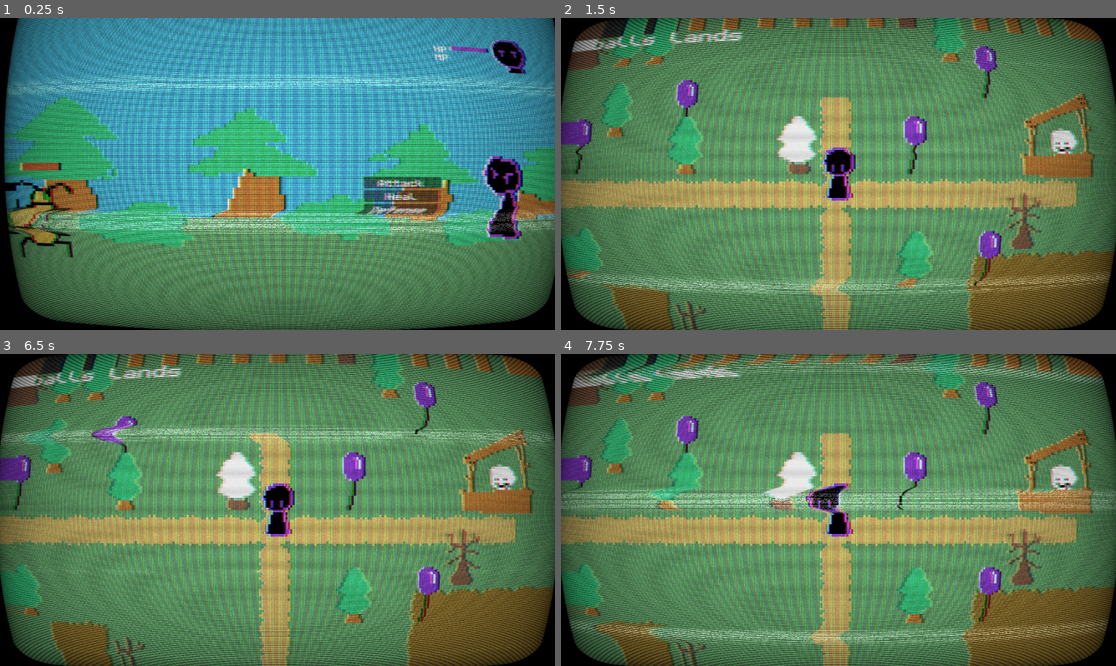
Above: before the commit, frames 1-4 (two rows, left to right).
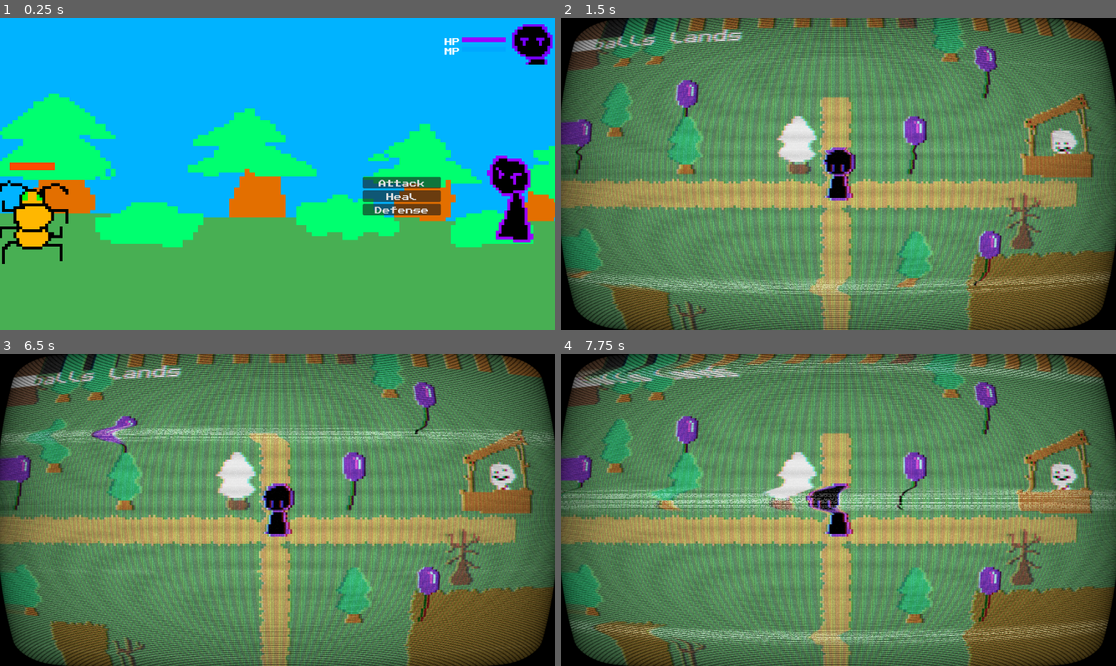
Above: after the commit, the same moments.

Repository: CIlie23/GhostieWorld
Game: Godot game, scene res://Scenes/battle_scene.tscn
Two runs of this game, one before a commit and one after it. Both use one fixed random seed, a clock stepped at 60 frames per second and the inputs below. This scene is started directly instead of the project's main scene.
Inputs (mouse positions are in pixels of both pictures, inside the frame that each line leads up to):
- Up to frame 1 (0.25 s): no input
- Up to frame 2 (1.5 s): click "Attack" at 0.5 s; move the mouse to (960, 158) at 1.27 s; hold Shift from 1.28 s (still down)
- Up to frame 3 (6.5 s): move the mouse to (166, 525) at 2.02 s; release Shift at 2.03 s; tap Shift at 2.1, 3.6, 5.1 s; move the mouse to (333, 441) at 2.77 s; hold Shift 2.78-3.53 s; move the mouse to (249, 572) at 3.52 s; move the mouse to (444, 556) at 4.27 s; hold Shift 4.28-5.03 s; move the mouse to (111, 463) at 5.02 s; move the mouse to (305, 510) at 5.77 s; hold Shift from 5.78 s (still down)
- Up to frame 4 (7.75 s): move the mouse to (755, 432) at 6.52 s; release Shift at 6.53 s; tap Shift at 6.6 s; move the mouse to (960, 494) at 7.27 s; hold Shift from 7.28 s (still down)

The runs differ from the first frame. In frame 1, 97% of the frame differs, in the area x 0-100%, y 0-100%; in frame 2, nothing differs; in frame 3, 0.2%; in frame 4, 0.2%.

Commit message:
added readme

Diff:
--- a/Assets/Enemy/Bosses/BigJeff/jeff_battle_scene.tscn
+++ b/Assets/Enemy/Bosses/BigJeff/jeff_battle_scene.tscn
@@ -7,7 +7,7 @@
 [ext_resource type="Texture2D" uid="uid://dv0p6q5h2iqyr" path="res://Assets/Backgrounds/bgwinter.png" id="4_t4unf"]
 [ext_resource type="PackedScene" uid="uid://cyl3emy1c653u" path="res://Assets/Enemy/Bosses/boss_base.tscn" id="5_37w1v"]
 [ext_resource type="Texture2D" uid="uid://j0u20hbi5hf8" path="res://Assets/GUI/defense.png" id="6_vav80"]
-[ext_resource type="Resource" uid="uid://0jutvwqltn1x" path="res://Assets/Enemy/Bosses/BigJeff/jeff_boss.tres" id="7_d74rn"]
+[ext_resource type="Resource" uid="uid://0jutvwqltn1x" path="res://Assets/Enemy/Bosses/MaskTutorial/mask_boss.tres" id="7_d74rn"]
 [ext_resource type="Texture2D" uid="uid://cbk0ijwb5c7oi" path="res://Assets/GUI/regen mana.png" id="7_ke8h5"]
 [ext_resource type="Texture2D" uid="uid://ct64cwr1bmgax" path="res://Assets/GUI/heal.png" id="8_f5pxn"]
 [ext_resource type="Texture2D" uid="uid://m3q0cxv00cix" path="res://Assets/GUI/miss.png" id="9_e62c8"]
--- a/Assets/Enemy/Bosses/MaskTutorial/boss_battle_scene.tscn
+++ b/Assets/Enemy/Bosses/MaskTutorial/boss_battle_scene.tscn
@@ -5,7 +5,7 @@
 [ext_resource type="Texture2D" uid="uid://c26nc5fpyo3xq" path="res://Assets/Backgrounds/istockphoto-1368456018-640x640.jpg" id="3_8nb8m"]
 [ext_resource type="PackedScene" uid="uid://bglb7qsbr31ye" path="res://Scenes/character_in_battle.tscn" id="4_e466m"]
 [ext_resource type="PackedScene" uid="uid://cyl3emy1c653u" path="res://Assets/Enemy/Bosses/boss_base.tscn" id="5_pcdr2"]
-[ext_resource type="Resource" uid="uid://0jutvwqltn1x" path="res://Assets/Enemy/Bosses/BigJeff/jeff_boss.tres" id="6_600i4"]
+[ext_resource type="Resource" uid="uid://0jutvwqltn1x" path="res://Assets/Enemy/Bosses/MaskTutorial/mask_boss.tres" id="6_600i4"]
 [ext_resource type="Texture2D" uid="uid://j0u20hbi5hf8" path="res://Assets/GUI/defense.png" id="6_qqnfj"]
 [ext_resource type="Texture2D" uid="uid://cbk0ijwb5c7oi" path="res://Assets/GUI/regen mana.png" id="7_01dr0"]
 [ext_resource type="Texture2D" uid="uid://ct64cwr1bmgax" path="res://Assets/GUI/heal.png" id="8_vqxfi"]
@@ -173,6 +173,21 @@
 "values": [true, false]
 }
 
+[sub_resource type="Animation" id="Animation_m717p"]
+resource_name = "fadeOut"
+tracks/0/type = "value"
+tracks/0/imported = false
+tracks/0/enabled = true
+tracks/0/path = NodePath("Panel:modulate")
+tracks/0/interp = 1
+tracks/0/loop_wrap = true
+tracks/0/keys = {
+"times": PackedFloat32Array(0, 1),
+"transitions": PackedFloat32Array(1, 1),
+"update": 0,
+"values": [Color(1, 1, 1, 1), Color(1, 1, 1, 0)]
+}
+
 [sub_resource type="Animation" id="Animation_600i4"]
 resource_name = "maskTheme"
 tracks/0/type = "value"
@@ -226,21 +241,6 @@
 "transitions": PackedFloat32Array(1),
 "update": 0,
 "values": [1.0]
-}
-
-[sub_resource type="Animation" id="Animation_m717p"]
-resource_name = "fadeOut"
-tracks/0/type = "value"
-tracks/0/imported = false
-tracks/0/enabled = true
-tracks/0/path = NodePath("Panel:modulate")
-tracks/0/interp = 1
-tracks/0/loop_wrap = true
-tracks/0/keys = {
-"times": PackedFloat32Array(0, 1),
-"transitions": PackedFloat32Array(1, 1),
-"update": 0,
-"values": [Color(1, 1, 1, 1), Color(1, 1, 1, 0)]
 }
 
 [sub_resource type="AnimationLibrary" id="AnimationLibrary_fu06w"]
--- a/Scenes/battle_scene.tscn
+++ b/Scenes/battle_scene.tscn
@@ -1432,6 +1432,7 @@
 
 [node name="Shader" type="CanvasLayer" parent="."]
 layer = 2
+visible = false
 
 [node name="shader" type="ColorRect" parent="Shader"]
 material = SubResource("ShaderMaterial_778cw")
--- a/Scenes/main_menu.tscn
+++ b/Scenes/main_menu.tscn
@@ -35,6 +35,21 @@
 default_font = ExtResource("4_n45e2")
 default_font_size = 35
 
+[sub_resource type="Animation" id="Animation_opfnp"]
+length = 0.001
+tracks/0/type = "value"
+tracks/0/imported = false
+tracks/0/enabled = true
+tracks/0/path = NodePath("Panel:visible")
+tracks/0/interp = 1
+tracks/0/loop_wrap = true
+tracks/0/keys = {
+"times": PackedFloat32Array(0),
+"transitions": PackedFloat32Array(1),
+"update": 1,
+"values": [true]
+}
+
 [sub_resource type="Animation" id="Animation_n45e2"]
 resource_name = "fadeOut"
 tracks/0/type = "value"
@@ -56,21 +71,6 @@
 tracks/1/interp = 1
 tracks/1/loop_wrap = true
 tracks/1/keys = {
-"times": PackedFloat32Array(0),
-"transitions": PackedFloat32Array(1),
-"update": 1,
-"values": [true]
-}
-
-[sub_resource type="Animation" id="Animation_opfnp"]
-length = 0.001
-tracks/0/type = "value"
-tracks/0/imported = false
-tracks/0/enabled = true
-tracks/0/path = NodePath("Panel:visible")
-tracks/0/interp = 1
-tracks/0/loop_wrap = true
-tracks/0/keys = {
 "times": PackedFloat32Array(0),
 "transitions": PackedFloat32Array(1),
 "update": 1,
--- a/Scenes/overworld.tscn
+++ b/Scenes/overworld.tscn
@@ -21,7 +21,7 @@
 func _ready():
 	if Global.last_player_position != Vector2.ZERO:
 		player.position = Global.last_player_position
-	timer.start()
+	#timer.start()
 
 func _on_timer_timeout() -> void:
 	chosenScene = sceneArray.pick_random()
Binary file added: logo.png
Not shown, changed: README.md
